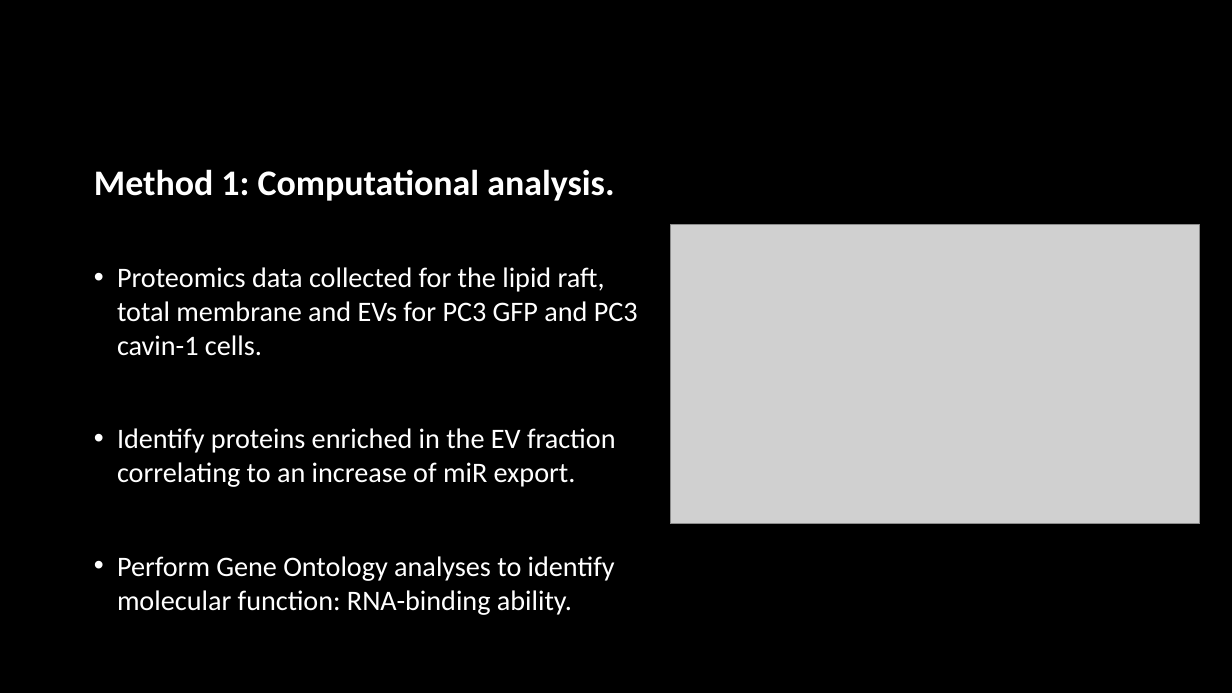
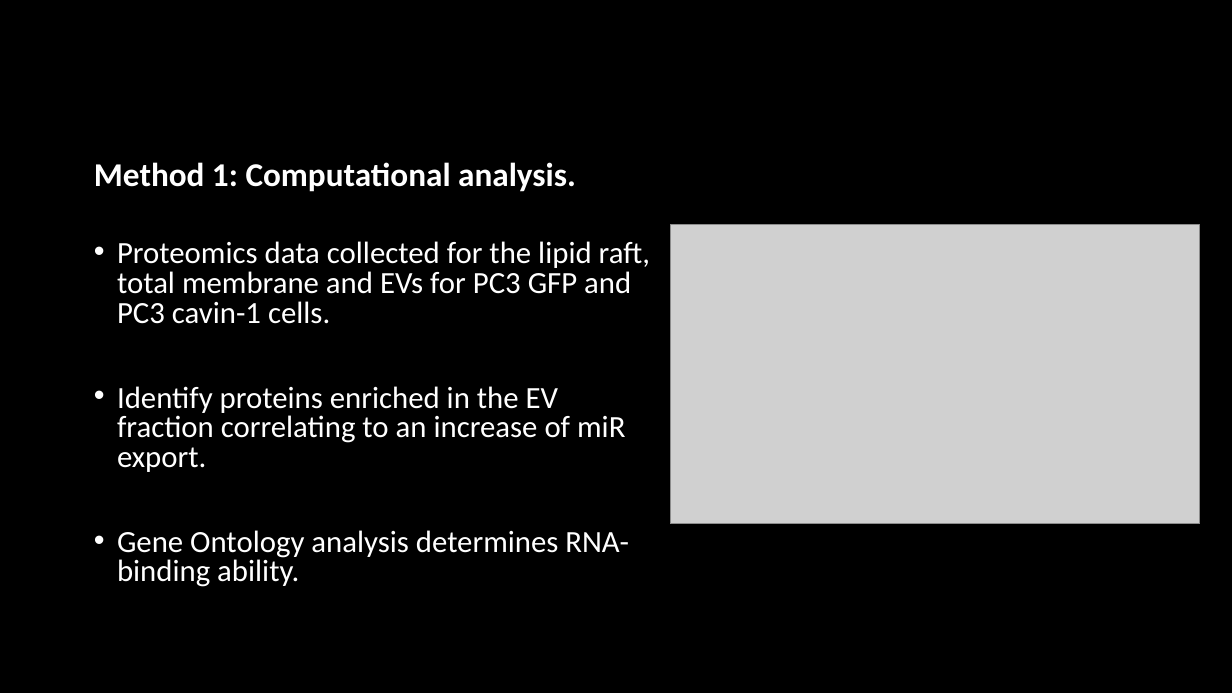
Before and after one commit to HarleyRobinson/Honours2, a slide deck: slide 10 of BackgroundInfo/Selective export of microRNA via extracellular vesicles (2).pptx (slide 11 before the commit). Drawn at 1232x693 pixels with LibreOffice and Linux fonts; fonts in the diff are those of the drawing; grey boxes stand for pictures; background and template pictures are left out. Boxes give left, top, right and bottom in pixels: in the first picture for what was removed or moved away, otherwise in the second. Text is boxed around its words. In the diff, an @@ line names an element or a change of style, - is before the commit and + after.

```diff
--- a/BackgroundInfo/Selective export of microRNA via extracellular vesicles (2).pptx
+++ b/BackgroundInfo/Selective export of microRNA via extracellular vesicles (2).pptx
@@ text at (94, 162, 650, 472): size 28 to 25.9 pt in "Method 1: Computational analysis."; size 22 to 24.1 pt in "Proteomics data collected for the lipid raft, ...", "Identify proteins enriched in the EV fraction ..."; line spacing 0.9 to 0.7; line spacing 1 to 0.8 @@
@@ text at (117, 530, 629, 587): text changed; size 22 to 24.1 pt @@
-• Perform Gene Ontology analyses to identify molecular function: RNA-binding ability.
+• Gene Ontology analysis determines RNA-binding ability.
```
Also in this commit, not shown: 1 other slide changed, 1 slide added, 2 slides removed, 1 other file.
